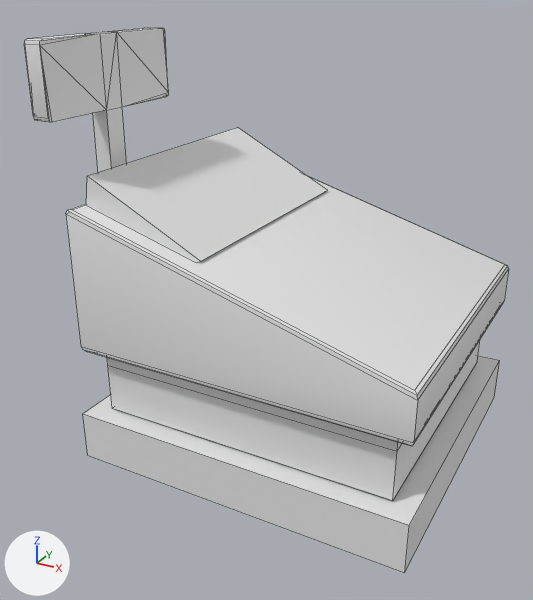
An edit to the FBX model Assets/Assets/models/cass.FBX, drawn before and after from the same camera.
Both versions are drawn from a 50 mm lens placed at (0.465, -1.009, 0.725), pointed at (-0.056, -0.061, 0.251). Every picture has the same lights, and +X, +Y and +Z are marked at lower left. Mesh edges are drawn as thin lines. Where no turn or scale is listed for an object, it has been applied to the vertices.

Before the edit, the objects in view are built like this:
```python
me_mesh = bpy.data.meshes.new('Mesh')
me_mesh.from_pydata(...)  # 44 vertices, 39 faces; spans x -0.267..0.267, y -0.247..0.247, z 0.083..0.461
me_mesh_001 = bpy.data.meshes.new('Mesh.001')
me_mesh_001.from_pydata(...)  # 36 vertices, 19 faces; spans x -0.304..-0.277, y -0.25..0.028, z 0.0..0.648
me_mesh_002 = bpy.data.meshes.new('Mesh.002')
me_mesh_002.from_pydata(...)  # a box spanning x -0.273..0.273, y -0.253..0.253, z 0.0..0.079
me_mesh_003 = bpy.data.meshes.new('Mesh.003')
me_mesh_003.from_pydata(...)  # 32 vertices, 28 faces; spans x -0.304..-0.277, y -0.25..0.028, z 0.541..0.648
ob_box002 = bpy.data.objects.new('Box002', me_mesh)
ob_box002.location = (-0.01, -0.008, 0.0)
ob_object001 = bpy.data.objects.new('Object001', me_mesh_001)
ob_object001.location = (-0.01, -0.008, 0.0)
ob_object002 = bpy.data.objects.new('Object002', me_mesh_002)
ob_object002.location = (-0.01, -0.008, 0.0)
ob_object003 = bpy.data.objects.new('Object003', me_mesh_003)
ob_object003.location = (-0.01, -0.008, 0.0)
```
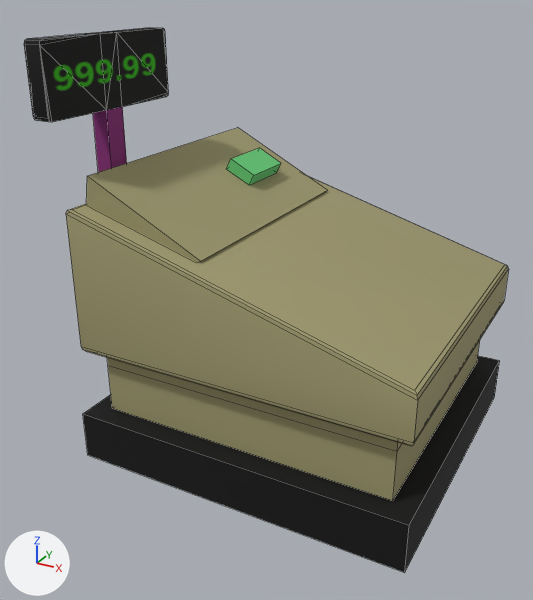
What changed in the scene script:
```text
Add img_atlas_png:
    img_atlas_png = load_image('Atlas.png', '../textures/Atlas.png', 256, 256, 'sRGB')
Add mat_wire_028089177:
    mat_wire_028089177 = principled_material('wire_028089177')
    mat_wire_028089177.texture = img_atlas_png
    mat_wire_028089177.roughness = 0.859
Change me_mesh:
    used by ob_box002; location = (-0.01, -0.008, 0.0)
    verts and faces of me_mesh; kept vertices keep their numbers, new ones are numbered from 44
    remove me_mesh.from_pydata(...)  # 44 vertices, 39 faces; spans x -0.267..0.267, y -0.247..0.247, z 0.083..0.461
    add me_mesh.from_pydata(...)  # 52 vertices, 44 faces; spans x -0.267..0.267, y -0.247..0.247, z 0.083..0.461
    me_mesh part 2
    add verts[44] = (-0.136, 0.05, 0.402)  # pixel (249, 185)
    add verts[45] = (-0.18, 0.05, 0.425)  # pixel (226, 169)
    add verts[46] = (-0.126, 0.05, 0.421)  # pixel (253, 175)
    add verts[47] = (-0.171, 0.05, 0.443)  # pixel (230, 158)
    add for new, old in zip([*range(48, 52)], [*range(44, 48)]): verts[new] = verts[old] + (0.0, 0.098, 0.0)
    add faces += [(46, 50, 51, 47), (44, 48, 50, 46), (48, 49, 51, 50), (45, 47, 51, 49), (44, 46, 47, 45)]
    me_mesh part 3: 39 faces spanning x -0.267..0.267, y -0.247..0.247, z 0.083..0.461 switch from no material to mat_wire_028089177 (picture img_atlas_png)
Change me_mesh_001:
    where me_mesh_001.from_pydata(...)  # 36 vertices, 19 faces; spans x -0.304..-0.277, y -0.25..0.028, z 0.0..0.648
    add me_mesh_001.materials.append(mat_wire_028089177)  # picture img_atlas_png
Change me_mesh_003:
    where me_mesh_003.from_pydata(...)  # 32 vertices, 28 faces; spans x -0.304..-0.277, y -0.25..0.028, z 0.541..0.648
    used by ob_object003; location = (-0.01, -0.008, 0.0)
    me_mesh_003 part 4: 28 faces spanning x -0.304..-0.277, y -0.25..0.028, z 0.541..0.648 switch from no material to mat_wire_028089177 (picture img_atlas_png)
Change me_mesh_002:
    where me_mesh_002.from_pydata(...)  # 8 vertices, 6 faces; spans x -0.273..0.273, y -0.253..0.253, z 0.0..0.079
    used by ob_object002; location = (-0.01, -0.008, 0.0)
    me_mesh_002 part 1: texture (UV) coordinates of 6 of 6 faces, centred in x -0.273..0.273, y -0.253..0.253, z 0.0..0.079, changed; they spanned u 0.0..1.0, v 0.0..1.0 and now span u 0.42..0.49, v 0.27..0.36
    add me_mesh_002.materials.append(mat_wire_028089177)  # picture img_atlas_png
```

Location of each change, [x1, y1, x2, y2] in pixels of the pictures (533 x 600 px):
'Object002', recoloured, surface changed (grey to black)
    both: [83, 356, 500, 573]
'Object001', recoloured
    both: [24, 28, 159, 172]
part 2 of me_mesh, added (green)
    after: [227, 148, 281, 185]
part 3 of me_mesh, recoloured (white to yellow)
    both: [66, 128, 508, 501]
part 4 of me_mesh_003, recoloured (grey to black)
    both: [40, 28, 168, 122]
